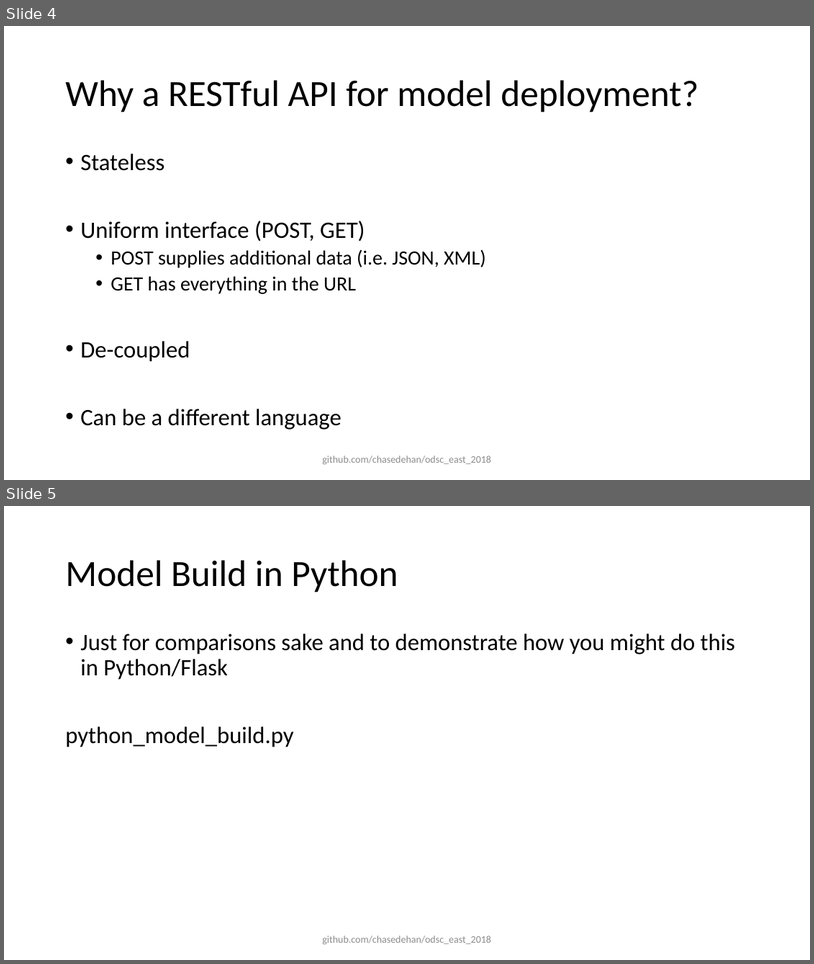
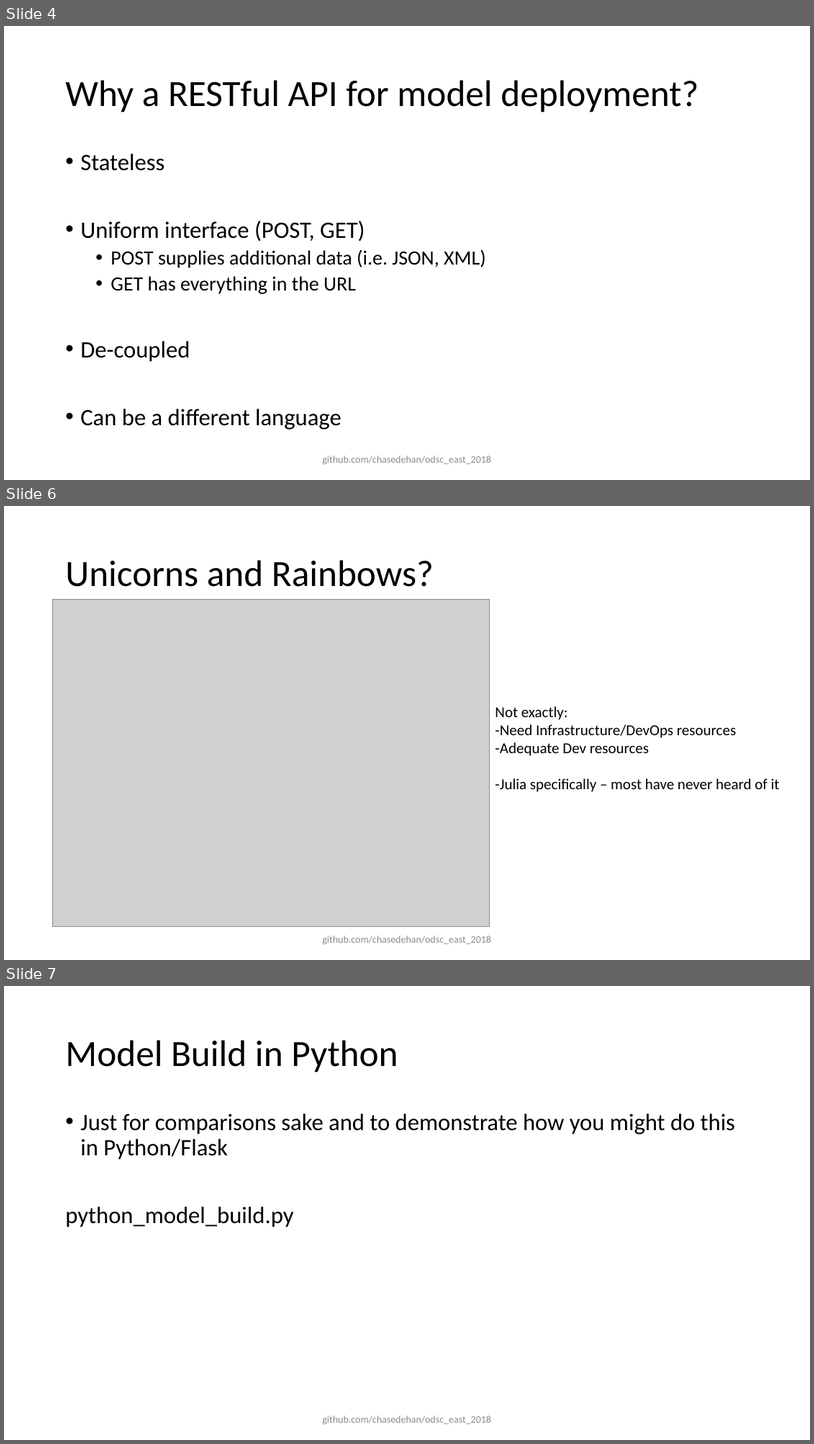
Before and after one commit to chasedehan/odsc_east_2018, a slide deck: Building and Deploying Models in Julia.pptx. Shown one above the other, each under a label of ours: slides 4 and 5 before the commit, slides 4, 6 and 7 after it; the slides between them are not shown. The pictures are 814x964 and 814x1444 pixels, drawn with LibreOffice and Linux fonts; fonts in the diff are those of the drawing; grey boxes stand for pictures. Boxes give left, top, right and bottom in pixels: in the first picture for what was removed or moved away, otherwise in the second. Text is boxed around its words. In the diff, an @@ line names an element or a change of style, - is before the commit and + after.

```diff
--- a/Building and Deploying Models in Julia.pptx
+++ b/Building and Deploying Models in Julia.pptx
@@ slide 6 added at (x1=4, y1=506, x2=810, y2=960), background #FFFFFF @@
@@ title added at (x1=65, y1=560, x2=434, y2=587), 44 pt, text #000000 @@
+Unicorns and Rainbows?
@@ picture added at (x1=53, y1=599, x2=490, y2=926) @@
@@ text added at (x1=495, y1=706, x2=780, y2=792), 18 pt, text #000000 @@
+Not exactly:
+-Need Infrastructure/DevOps resources
+-Adequate Dev resources
+-Julia specifically – most have never heard of it
@@ text added at (x1=322, y1=935, x2=491, y2=944), 12 pt, text #8C8C8C @@
+github.com/chasedehan/odsc_east_2018
@@ what was slide 5 is now slide 7 @@
```
Also in this commit, not shown: 1 other slide added, 1 other file.
